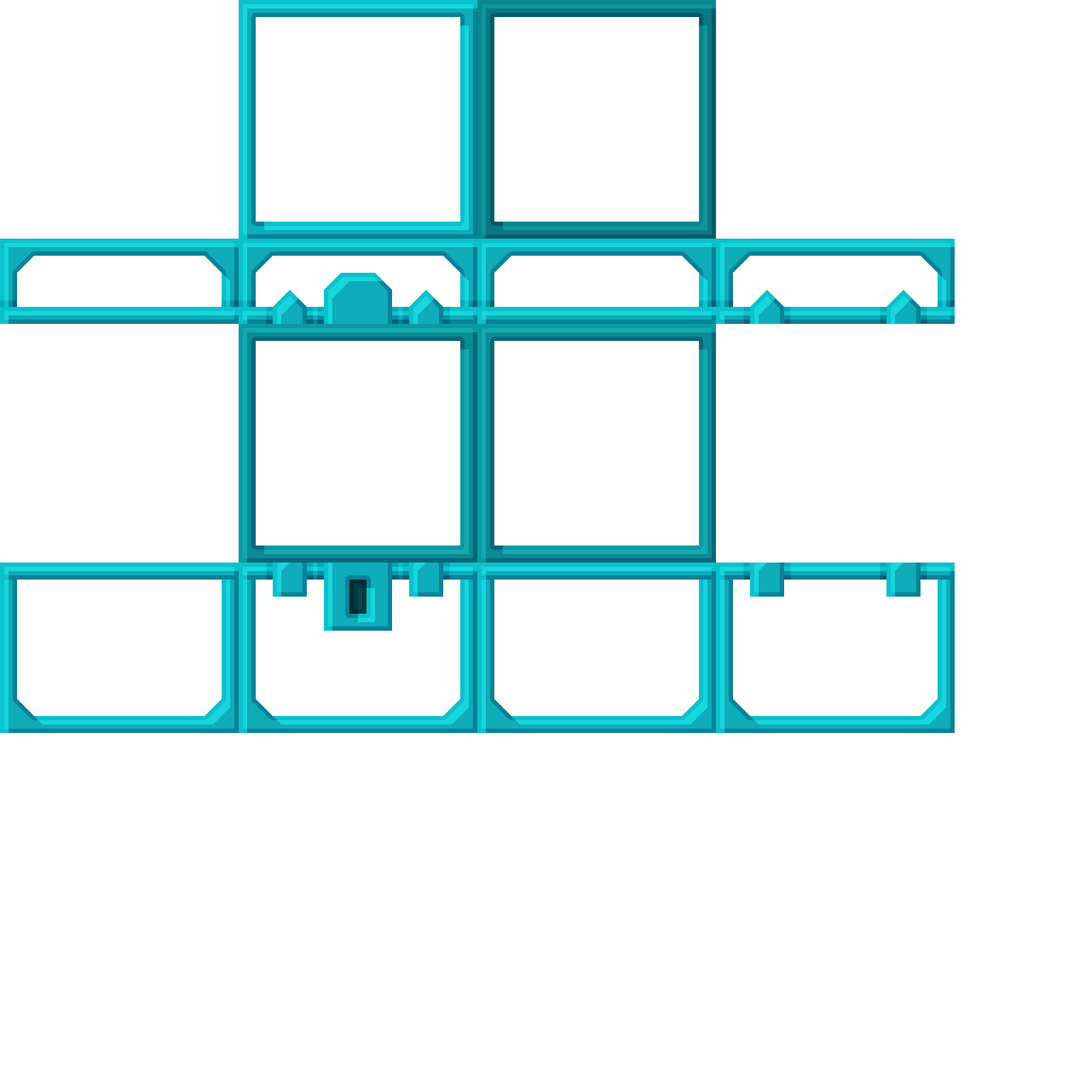
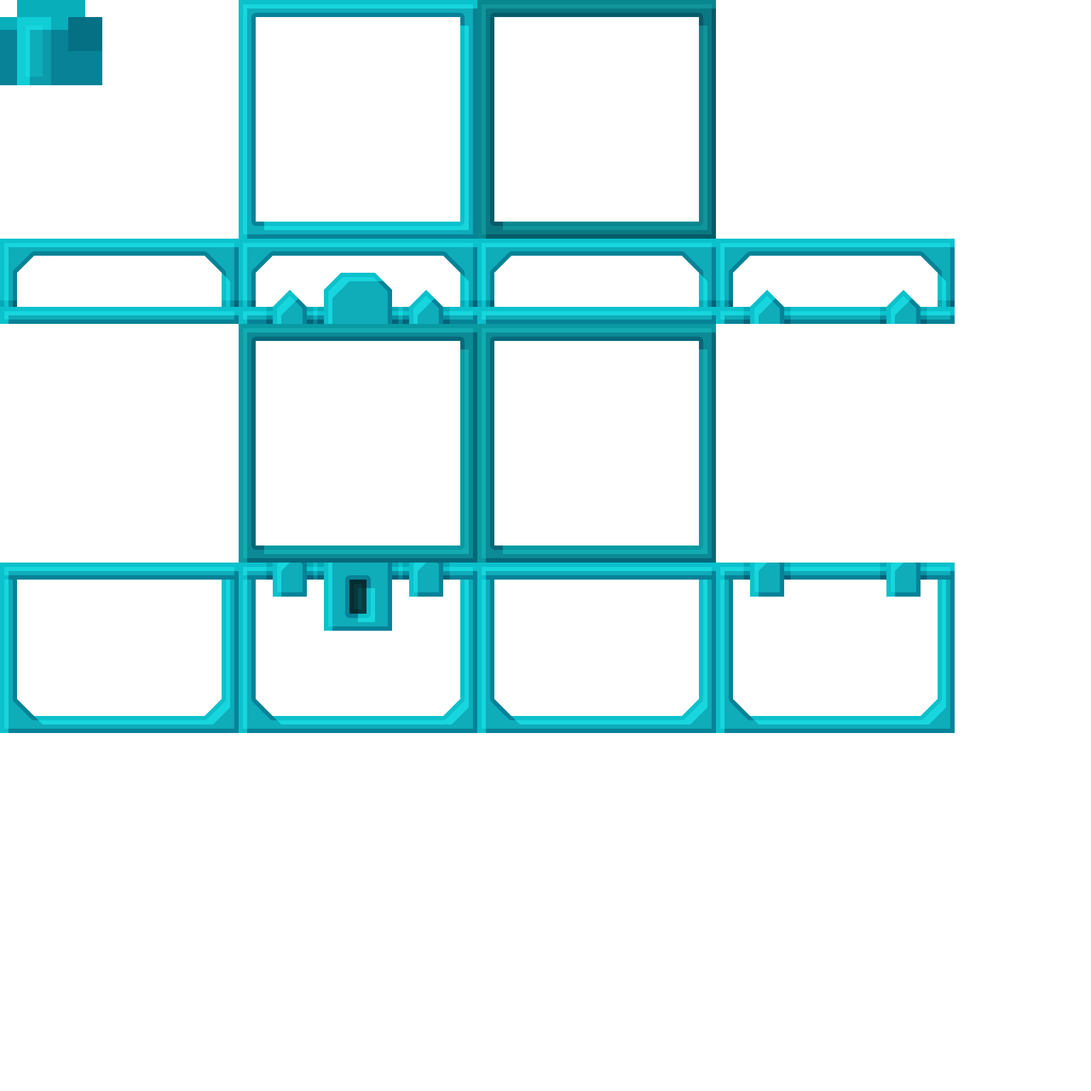
Layers edited between the first and the second 1091px x 1091px image:
added group "lock" with 4 layers above "lid top" over [0, 0, 103, 86]
added layer "Forme 84 copie 4" in group "lock" over [17, 0, 86, 18]
added layer "Forme 84 copie 2" in group "lock" over [0, 17, 69, 86]
added layer "Forme 84 copie 5" in group "lock" over [68, 17, 103, 86]
added layer "Forme 84 copie" in group "lock" over [17, 17, 52, 86]
